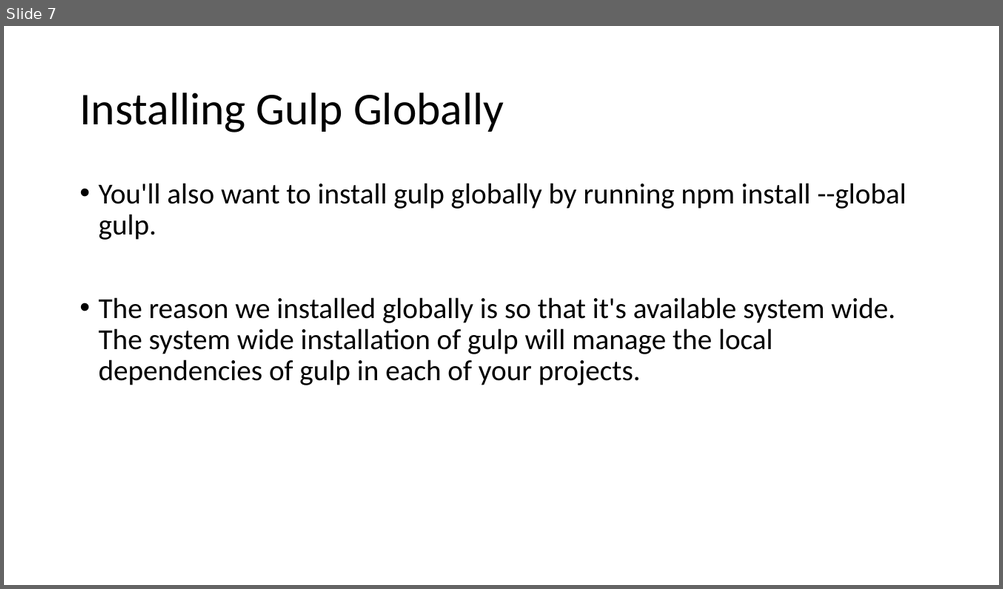
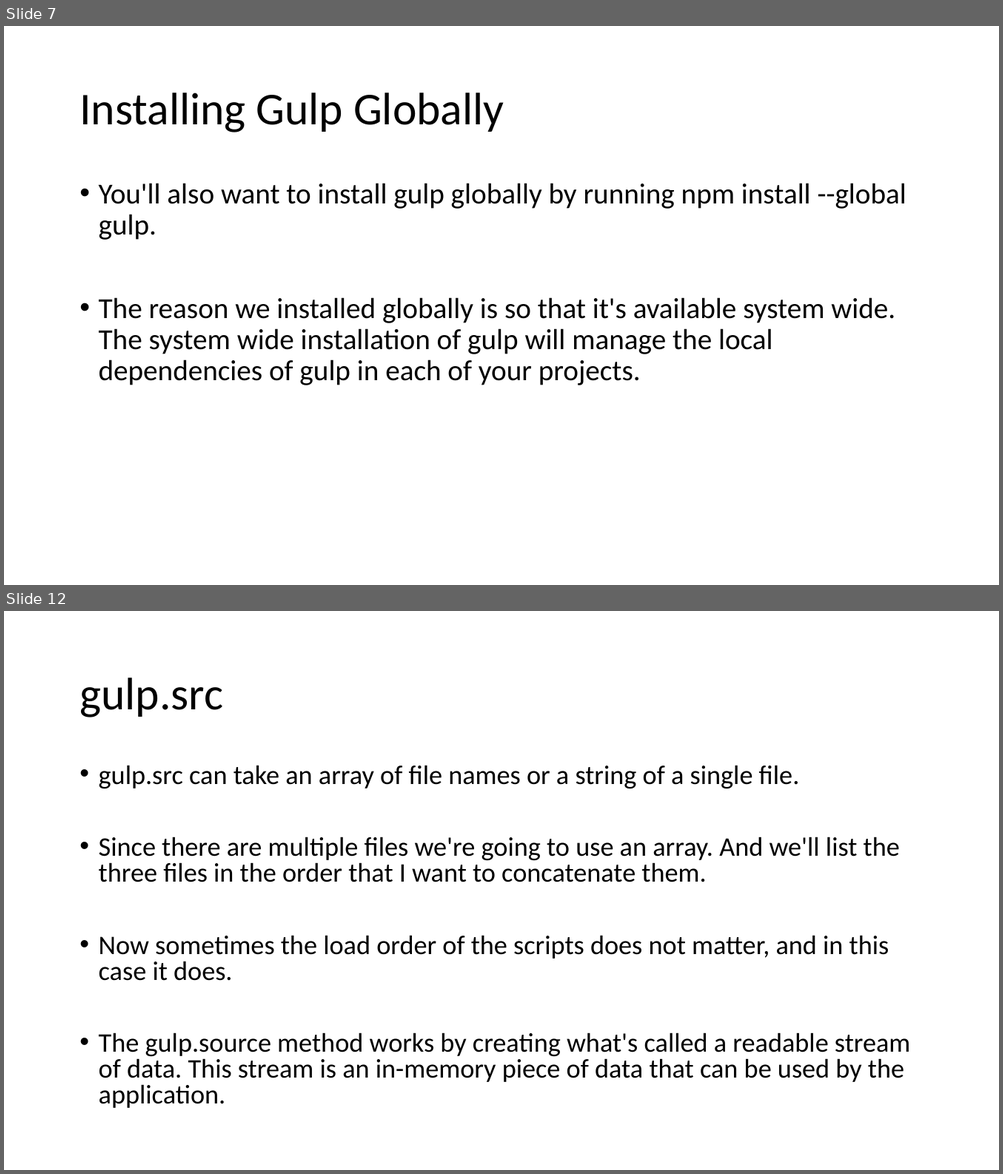
Before and after one commit to AbWahab07/TH-Gulp, a slide deck: Gulp Basics.pptx. Shown one above the other, each under a label of ours: slide 7 before the commit, slides 7 and 12 after it; the slides between them are not shown. The pictures are 1003x589 and 1003x1174 pixels, drawn with LibreOffice and Linux fonts; fonts in the diff are those of the drawing. Boxes give left, top, right and bottom in pixels: in the first picture for what was removed or moved away, otherwise in the second. Text is boxed around its words. In the diff, an @@ line names an element or a change of style, - is before the commit and + after.

```diff
--- a/Gulp Basics.pptx
+++ b/Gulp Basics.pptx
@@ slide 12 added at box(4, 611, 999, 1170), background #FFFFFF @@
@@ title added at box(79, 678, 223, 718), 44 pt, text #000000 @@
+gulp.src
@@ text added at box(99, 765, 910, 1108), 25.9 pt, text #000000 @@
+• gulp.src can take an array of file names or a string of a single file.
+• Since there are multiple files we're going to use an array. And we'll list the three files in the order that I want to concatenate them.
+• Now sometimes the load order of the scripts does not matter, and in this case it does.
+• The gulp.source method works by creating what's called a readable stream of data. This stream is an in-memory piece of data that can be used by the application.
```
Also in this commit, not shown: 6 other slides added, 6 other files.
